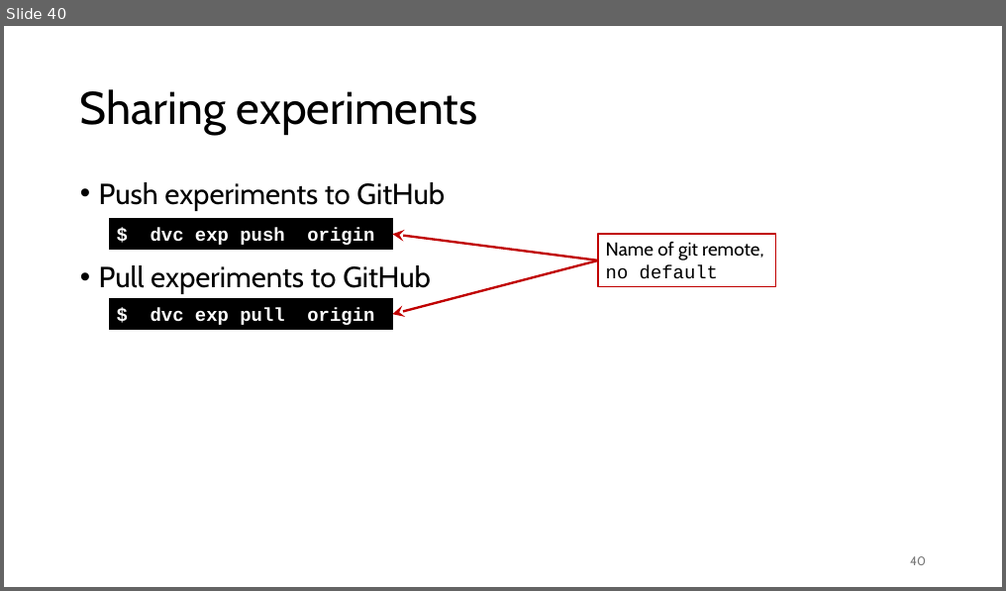
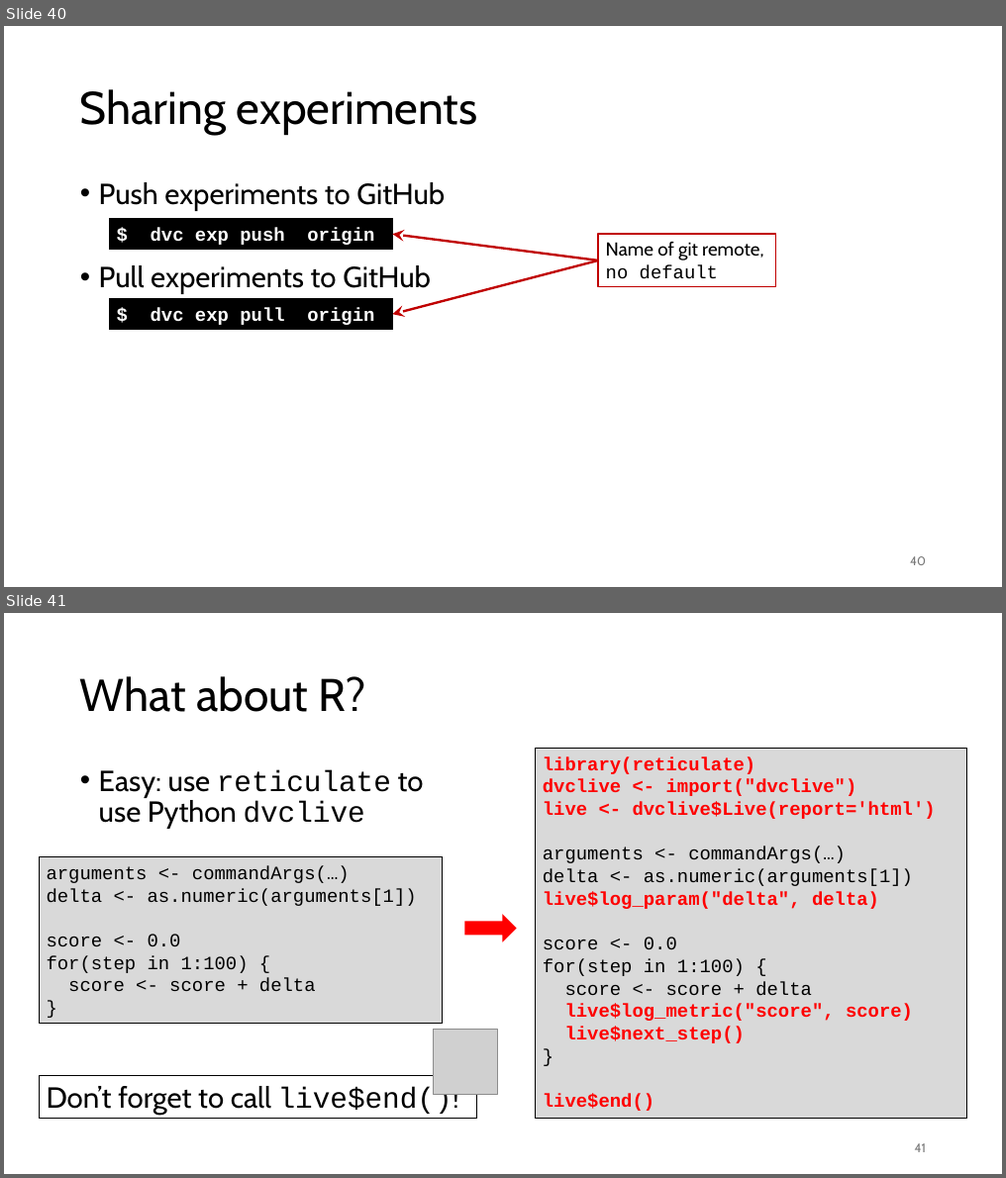
Before and after one commit to gjbex/MLOps-on-HPC, a slide deck: mlops_on_hpc.pptx. Shown one above the other, each under a label of ours: slide 40 before the commit, slides 40 and 41 after it. The pictures are 1006x591 and 1006x1178 pixels, drawn with LibreOffice and Linux fonts; fonts in the diff are those of the drawing; grey boxes stand for pictures. Boxes give left, top, right and bottom in pixels: in the first picture for what was removed or moved away, otherwise in the second. Text is boxed around its words. In the diff, an @@ line names an element or a change of style, - is before the commit and + after.

```diff
--- a/mlops_on_hpc.pptx
+++ b/mlops_on_hpc.pptx
@@ slide 41 added at <box>4,613,1002,1174</box>, background #FFFFFF @@
@@ title added at <box>80,676,366,712</box>, 44 pt, text #000000 @@
+What about R?
@@ rectangle added at <box>536,749,967,1119</box>, fill #D9D9D9, outline #000000 0.75 pt, 18 pt, text #FF0000, bold @@
+library(reticulate)
+dvclive <- import("dvclive")
+live <- dvclive$Live(report='html')
+arguments <- commandArgs(…)
+delta <- as.numeric(arguments[1])
+live$log_param("delta", delta)
+score <- 0.0
+for(step in 1:100) {
+score <- score + delta
+live$log_metric("score", score)
+live$next_step()
+}
+live$end()
@@ text added at <box>99,770,424,829</box>, 28 pt, text #000000 @@
+• Easy: use reticulate to use Python dvclive
@@ rectangle added at <box>39,858,442,1024</box>, fill #D9D9D9, outline #000000 0.75 pt, 18 pt, text #000000 @@
+arguments <- commandArgs(…)
+delta <- as.numeric(arguments[1])
+score <- 0.0
+for(step in 1:100) {
+score <- score + delta
+}
@@ right arrow added at <box>466,916,516,941</box>, fill #FF0000, outline #FF0000 1.5 pt @@
@@ picture added at <box>433,1029,498,1094</box> @@
@@ rectangle added at <box>39,1075,476,1118</box>, outline #000000 0.75 pt, 28 pt, text #000000 @@
+Don’t forget to call live$end()!
@@ page number added at <box>915,1144,926,1153</box>, 12 pt, text #797979 @@
+41
```
Also in this commit, not shown: 3 slides changed.
